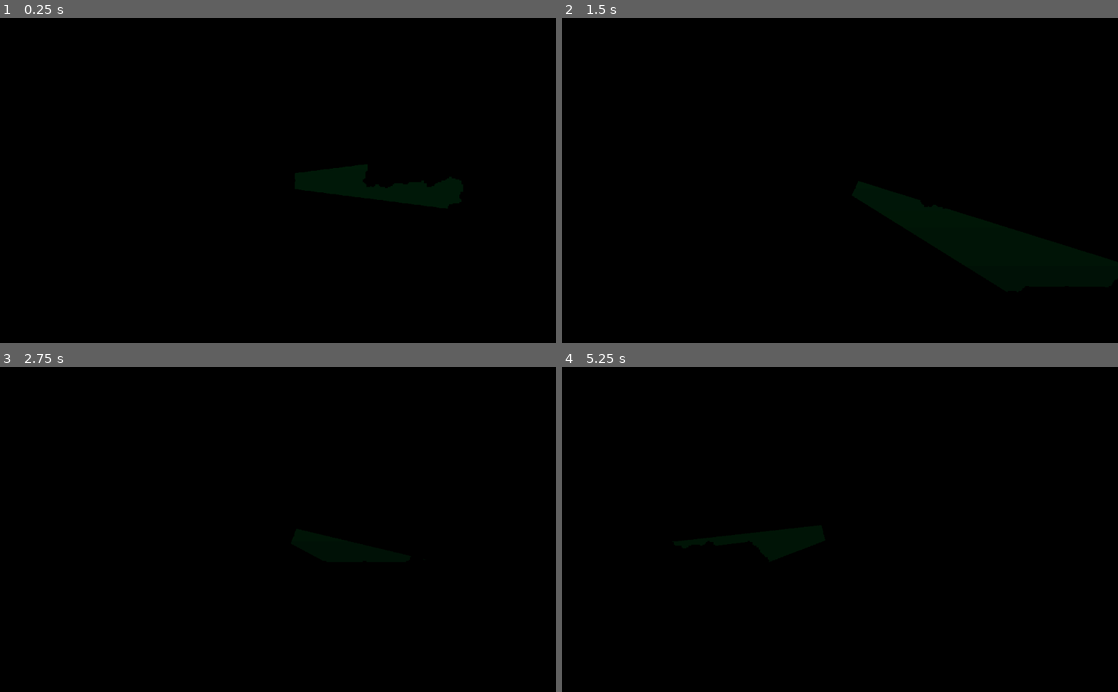
Above: before the commit, frames 1-4 (two rows, left to right).
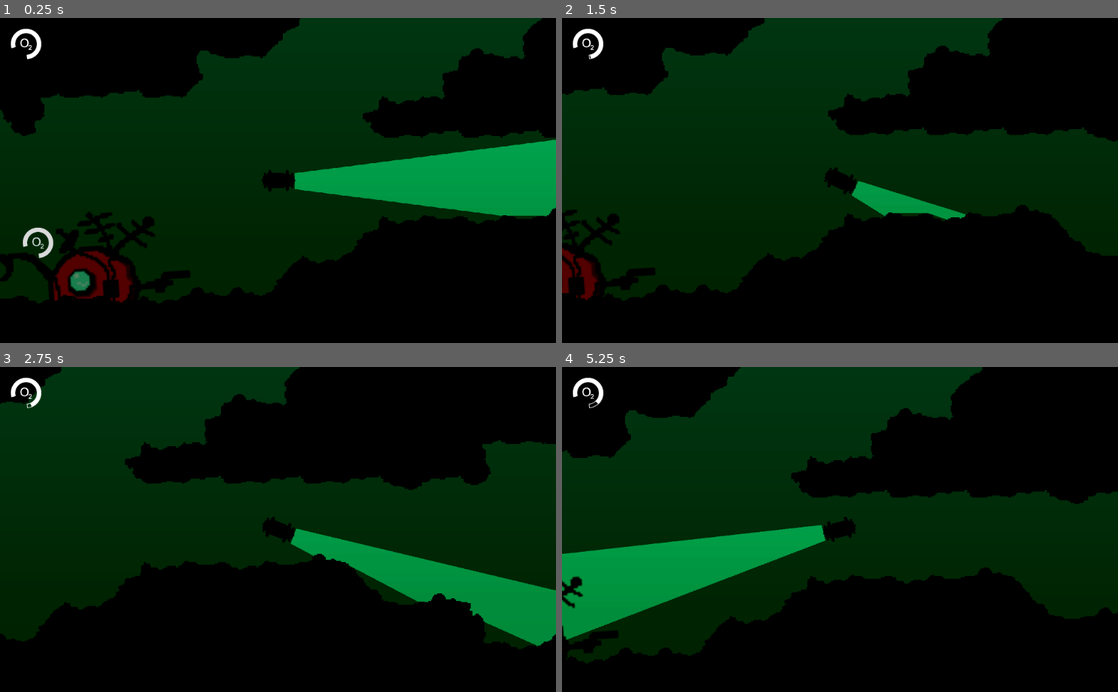
Above: after the commit, the same moments.

Repository: Jayshua/keep_it_alive
Game: Godot game, scene res://Main.tscn
Same seed, same stepped clock (60 frames per second), same inputs: the game is played once before the commit and once after it.
Inputs:
- Up to frame 1 (0.25 s): no input
- Up to frame 2 (1.5 s): tap Enter (ui_accept) at 0.5, 0.6, 0.77, 1.07, 1.35 s; hold D (move_right) 0.53-1.28 s; hold S (move_down) from 1.28 s (still down)
- Up to frame 3 (2.75 s): tap Enter (ui_accept) at 1.52, 1.82, 2.1 s; release S (move_down) at 2.03 s; hold D (move_right) from 2.03 s (still down)
- Up to frame 4 (5.25 s): release D (move_right) at 2.78 s; hold W (move_up) 2.78-3.53 s; tap Enter (ui_accept) at 2.85, 3.02, 3.32, 3.6, 3.77, 4.07, 4.35, 4.52, 4.82, 5.1 s; hold A (move_left) 3.53-5.03 s; hold S (move_down) from 5.03 s (still down)

The runs differ from the first frame. In frame 1, 55% of the frame differs, in the area x 0-100%, y 0-88%; in frame 2, 51%; in frame 3, 49%; in frame 4, 52%.

Commit message:
More Work

Diff:
--- /dev/null
+++ b/Main.gd
@@ -0,0 +1,5 @@
+extends Node2D
+
+func _process(delta):
+	if $Player.get_oxygen() <= 0:
+		get_tree().change_scene("res://GameOver.tscn")
--- a/Main.tscn
+++ b/Main.tscn
@@ -1,9 +1,15 @@
-[gd_scene load_steps=14 format=2]
+[gd_scene load_steps=22 format=2]
 
 [ext_resource path="res://Map.tscn" type="PackedScene" id=1]
 [ext_resource path="res://sprites/seaweed.png" type="Texture" id=2]
 [ext_resource path="res://Player.tscn" type="PackedScene" id=3]
+[ext_resource path="res://sprites/o2_indicator_empty.png" type="Texture" id=4]
 [ext_resource path="res://WorldEnvironment.gd" type="Script" id=5]
+[ext_resource path="res://sprites/o2_indicator_full.png" type="Texture" id=6]
+[ext_resource path="res://TextureProgress.gd" type="Script" id=7]
+[ext_resource path="res://sprites/ship.png" type="Texture" id=8]
+[ext_resource path="res://Ship.gd" type="Script" id=9]
+[ext_resource path="res://Main.gd" type="Script" id=10]
 
 [sub_resource type="AtlasTexture" id=1]
 atlas = ExtResource( 2 )
@@ -41,7 +47,13 @@
 "speed": 4.0
 } ]
 
-[sub_resource type="Environment" id=10]
+[sub_resource type="CircleShape2D" id=9]
+radius = 16.6339
+
+[sub_resource type="CircleShape2D" id=10]
+radius = 9.19228
+
+[sub_resource type="Environment" id=11]
 background_mode = 4
 glow_enabled = true
 glow_intensity = 0.0
@@ -52,22 +64,82 @@
 adjustment_enabled = true
 
 [node name="Node2D" type="Node2D"]
+script = ExtResource( 10 )
 
 [node name="AnimatedSprite" type="AnimatedSprite" parent="."]
 position = Vector2( 448, 272 )
 frames = SubResource( 8 )
 animation = "idle"
-frame = 3
+frame = 4
 playing = true
 
 [node name="Player" parent="." instance=ExtResource( 3 )]
-position = Vector2( 299.168, 520.087 )
+position = Vector2( 557.685, 279.176 )
 rotation = 3.03626
 scale = Vector2( 0.2, 0.2 )
+
+[node name="Ship" type="Node2D" parent="."]
+position = Vector2( 522.243, 297.506 )
+script = ExtResource( 9 )
+
+[node name="Sprite" type="Sprite" parent="Ship"]
+rotation = -0.0653258
+scale = Vector2( 0.4, 0.4 )
+texture = ExtResource( 8 )
+
+[node name="TextureProgress2" type="TextureProgress" parent="Ship"]
+margin_left = -11.6846
+margin_top = -9.62817
+margin_right = 52.3154
+margin_bottom = 54.3718
+rect_scale = Vector2( 0.1, 0.1 )
+max_value = 50.0
+value = 50.0
+texture_under = ExtResource( 4 )
+texture_progress = ExtResource( 6 )
+fill_mode = 4
+radial_initial_angle = 252.8
+radial_fill_degrees = 285.2
+__meta__ = {
+"_edit_use_anchors_": false
+}
+
+[node name="Area2D" type="Area2D" parent="Ship"]
+collision_layer = 8
+collision_mask = 8
+
+[node name="CollisionShape2D" type="CollisionShape2D" parent="Ship/Area2D"]
+position = Vector2( 2.13147, 1.0231 )
+shape = SubResource( 9 )
+
+[node name="StaticBody2D" type="StaticBody2D" parent="Ship"]
+
+[node name="CollisionShape2D" type="CollisionShape2D" parent="Ship/StaticBody2D"]
+position = Vector2( 1.53461, 1.87567 )
+shape = SubResource( 10 )
 
 [node name="Map" parent="." instance=ExtResource( 1 )]
 position = Vector2( 0, 0 )
 
 [node name="WorldEnvironment" type="WorldEnvironment" parent="."]
-environment = SubResource( 10 )
+environment = SubResource( 11 )
 script = ExtResource( 5 )
+
+[node name="UI" type="CanvasLayer" parent="."]
+
+[node name="TextureProgress" type="TextureProgress" parent="UI"]
+margin_left = 16.0
+margin_top = 16.0
+margin_right = 80.0
+margin_bottom = 80.0
+value = 100.0
+texture_under = ExtResource( 4 )
+texture_progress = ExtResource( 6 )
+fill_mode = 4
+radial_initial_angle = 252.8
+radial_fill_degrees = 285.2
+script = ExtResource( 7 )
+__meta__ = {
+"_edit_use_anchors_": false
+}
+[connection signal="oxygen_change" from="Player" to="UI/TextureProgress" method="_on_Player_oxygen_change"]
--- a/Map.tscn
+++ b/Map.tscn
@@ -25,6 +25,9 @@
 
 [sub_resource type="RectangleShape2D" id=51]
 extents = Vector2( 27.3177, 22.4854 )
+
+[sub_resource type="RectangleShape2D" id=52]
+extents = Vector2( 528, 32 )
 
 [node name="Map" type="Node2D"]
 position = Vector2( 38.9882, 55.5286 )
@@ -130,3 +133,12 @@
 [node name="CollisionShape2D" type="CollisionShape2D" parent="Current8"]
 rotation = 0.0709569
 shape = SubResource( 51 )
+
+[node name="Surface" type="Area2D" parent="."]
+position = Vector2( 489.012, -23.5286 )
+collision_layer = 4
+collision_mask = 4
+
+[node name="CollisionShape2D" type="CollisionShape2D" parent="Surface"]
+position = Vector2( 0, 11.9408 )
+shape = SubResource( 52 )
--- a/Player.gd
+++ b/Player.gd
@@ -4,7 +4,7 @@
 const ACCELERATION = 1
 const MAX_MOVEMENT_SPEED = 40
 const MAX_CURRENT_SPEED = 1000
-const OXYGEN_USAGE = 0.1
+const OXYGEN_USAGE = 0.05
 const MAX_OXYGEN = 100
 const TRANSFER_RATE = 0.1
 
@@ -12,6 +12,9 @@
 
 var velocity = Vector2(0, 0)
 var player_oxygen = 100
+
+func get_oxygen():
+	return player_oxygen
 
 func _physics_process(delta):
 	var moving = false
@@ -37,8 +40,8 @@
 		if (current as Area2D).get_collision_layer_bit(2):
 			player_oxygen = clamp(player_oxygen + 1, 0, MAX_OXYGEN)
 		elif (current as Area2D).get_collision_layer_bit(3):
-			if current.needs_oxygen():
-				current.give_oxygen(TRANSFER_RATE)
+			if current.get_parent().needs_oxygen():
+				current.get_parent().give_oxygen(TRANSFER_RATE)
 				player_oxygen -= TRANSFER_RATE
 		else:
 			in_current = true
--- /dev/null
+++ b/Ship.gd
@@ -0,0 +1,19 @@
+extends Node2D
+
+const MAX_OXYGEN = 50
+const LEAK_RATE = 1
+
+var oxygen = MAX_OXYGEN
+
+func _process(delta):
+	_apply_oxygen(LEAK_RATE * delta)
+
+func needs_oxygen():
+	return abs(oxygen - MAX_OXYGEN) >= 0.1
+
+func give_oxygen(amount):
+	_apply_oxygen(-amount)
+
+func _apply_oxygen(amount):
+	oxygen -= amount
+	$TextureProgress2.value = oxygen
--- /dev/null
+++ b/TextureProgress.gd
@@ -0,0 +1,4 @@
+extends TextureProgress
+
+func _on_Player_oxygen_change(oxygen):
+	self.value = oxygen
--- /dev/null
+++ b/TypeText.gd
@@ -0,0 +1,8 @@
+extends Label
+
+onready var start = OS.get_ticks_msec()
+
+func _process(delta):
+	var ellapsed = OS.get_ticks_msec() - start
+	print(ellapsed / 900)
+	self.visible_characters = int(float(ellapsed) / 20)
--- /dev/null
+++ b/fonts/whitrabt.tres
@@ -0,0 +1,7 @@
+[gd_resource type="DynamicFont" load_steps=2 format=2]
+
+[ext_resource path="res://fonts/whitrabt.ttf" type="DynamicFontData" id=1]
+
+[resource]
+size = 21
+font_data = ExtResource( 1 )
--- /dev/null
+++ b/scenes/ChangeSceneOnSpace.gd
@@ -0,0 +1,9 @@
+extends Control
+
+
+export(Resource) var scene
+
+
+func _input(event):
+	if Input.is_action_just_pressed("ui_accept"):
+		get_tree().change_scene_to(scene)
--- /dev/null
+++ b/scenes/GameOver.tscn
@@ -0,0 +1,110 @@
+[gd_scene load_steps=11 format=2]
+
+[ext_resource path="res://fonts/whitrabt.ttf" type="DynamicFontData" id=1]
+[ext_resource path="res://TypeText.gd" type="Script" id=2]
+[ext_resource path="res://scenes/ChangeSceneOnSpace.gd" type="Script" id=3]
+[ext_resource path="res://Main.tscn" type="PackedScene" id=4]
+
+[sub_resource type="VisualShaderNodeInput" id=1]
+input_name = "time"
+
+[sub_resource type="VisualShaderNodeScalarOp" id=2]
+default_input_values = [ 0, 0.0, 1, 100.0 ]
+operator = 4
+
+[sub_resource type="VisualShaderNodeScalarOp" id=3]
+default_input_values = [ 0, 0.0, 1, 100.0 ]
+operator = 3
+
+[sub_resource type="VisualShader" id=4]
+code = "shader_type spatial;
+
+
+
+void vertex() {
+// Output:0
+
+}
+
+void fragment() {
+// Input:2
+	float n_out2p0 = TIME;
+
+// ScalarOp:3
+	float n_in3p1 = 100.00000;
+	float n_out3p0 = mod(n_out2p0, n_in3p1);
+
+// ScalarOp:4
+	float n_in4p1 = 100.00000;
+	float n_out4p0 = n_out3p0 / n_in4p1;
+
+// Output:0
+	ALPHA = n_out4p0;
+
+}
+
+void light() {
+// Output:0
+
+}
+"
+nodes/fragment/0/position = Vector2( 560, 200 )
+nodes/fragment/2/node = SubResource( 1 )
+nodes/fragment/2/position = Vector2( -140, 320 )
+nodes/fragment/3/node = SubResource( 2 )
+nodes/fragment/3/position = Vector2( 100, 380 )
+nodes/fragment/4/node = SubResource( 3 )
+nodes/fragment/4/position = Vector2( 280, 340 )
+nodes/fragment/connections = PoolIntArray( 2, 0, 3, 0, 3, 0, 4, 0, 4, 0, 0, 1 )
+
+[sub_resource type="ShaderMaterial" id=5]
+shader = SubResource( 4 )
+
+[sub_resource type="DynamicFont" id=6]
+size = 21
+font_data = ExtResource( 1 )
+
+[node name="Control" type="Control"]
+anchor_right = 1.0
+anchor_bottom = 1.0
+script = ExtResource( 3 )
+__meta__ = {
+"_edit_use_anchors_": false
+}
+scene = ExtResource( 4 )
+
+[node name="Panel" type="Panel" parent="."]
+material = SubResource( 5 )
+anchor_right = 1.0
+anchor_bottom = 1.0
+grow_horizontal = 0
+grow_vertical = 0
+__meta__ = {
+"_edit_use_anchors_": false
+}
+
+[node name="Label" type="Label" parent="Panel"]
+anchor_left = 0.1
+anchor_top = 0.1
+anchor_right = 20.0
+anchor_bottom = 20.0
+margin_right = 40.0
+margin_bottom = 14.0
+custom_fonts/font = SubResource( 6 )
+custom_constants/line_spacing = 12
+text = "> startup sequence
+> year: 3981
+> recovering from unexpected shutdown
+> reason: loss of oxygen
+> passenger status: decesed, asphyxiation
+> reboot reason: connection to external power supply
+> received blackbox download request
+> entering recovery mode
+
+
+
+> GAME OVER"
+script = ExtResource( 2 )
+__meta__ = {
+"_edit_use_anchors_": false
+}
--- /dev/null
+++ b/scenes/Start1.tscn
@@ -0,0 +1,111 @@
+[gd_scene load_steps=10 format=2]
+
+[ext_resource path="res://fonts/whitrabt.tres" type="DynamicFont" id=1]
+[ext_resource path="res://TypeText.gd" type="Script" id=2]
+[ext_resource path="res://scenes/ChangeSceneOnSpace.gd" type="Script" id=3]
+[ext_resource path="res://scenes/Start2.tscn" type="PackedScene" id=4]
+
+[sub_resource type="VisualShaderNodeInput" id=1]
+input_name = "time"
+
+[sub_resource type="VisualShaderNodeScalarOp" id=2]
+default_input_values = [ 0, 0.0, 1, 100.0 ]
+operator = 4
+
+[sub_resource type="VisualShaderNodeScalarOp" id=3]
+default_input_values = [ 0, 0.0, 1, 100.0 ]
+operator = 3
+
+[sub_resource type="VisualShader" id=4]
+code = "shader_type spatial;
+
+
+
+void vertex() {
+// Output:0
+
+}
+
+void fragment() {
+// Input:2
+	float n_out2p0 = TIME;
+
+// ScalarOp:3
+	float n_in3p1 = 100.00000;
+	float n_out3p0 = mod(n_out2p0, n_in3p1);
+
+// ScalarOp:4
+	float n_in4p1 = 100.00000;
+	float n_out4p0 = n_out3p0 / n_in4p1;
+
+// Output:0
+	ALPHA = n_out4p0;
+
+}
+
+void light() {
+// Output:0
+
+}
+"
+nodes/fragment/0/position = Vector2( 560, 200 )
+nodes/fragment/2/node = SubResource( 1 )
+nodes/fragment/2/position = Vector2( -140, 320 )
+nodes/fragment/3/node = SubResource( 2 )
+nodes/fragment/3/position = Vector2( 100, 380 )
+nodes/fragment/4/node = SubResource( 3 )
+nodes/fragment/4/position = Vector2( 280, 340 )
+nodes/fragment/connections = PoolIntArray( 2, 0, 3, 0, 3, 0, 4, 0, 4, 0, 0, 1 )
+
+[sub_resource type="ShaderMaterial" id=5]
+shader = SubResource( 4 )
+
+[node name="Control" type="Control"]
+anchor_right = 1.0
+anchor_bottom = 1.0
+script = ExtResource( 3 )
+__meta__ = {
+"_edit_use_anchors_": false
+}
+scene = ExtResource( 4 )
+
+[node name="Panel" type="Panel" parent="."]
+material = SubResource( 5 )
+anchor_right = 1.0
+anchor_bottom = 1.0
+grow_horizontal = 0
+grow_vertical = 0
+__meta__ = {
+"_edit_use_anchors_": false
+}
+
+[node name="Label" type="Label" parent="Panel"]
+anchor_left = 0.1
+anchor_top = 0.1
+anchor_right = 20.0
+anchor_bottom = 20.0
+margin_right = 40.0
+margin_bottom = 14.0
+custom_fonts/font = ExtResource( 1 )
+custom_constants/line_spacing = 12
+text = "> anomaly detected: unexpected gravitational field
+> attempting to correct
+> ...
+> correction failed
+> deploying control aerofoils
+> executing controlled descent routines
+> controlled decent failed
+> executing uncontrolled descent routines
+> deploying impact measures"
+script = ExtResource( 2 )
+__meta__ = {
+"_edit_use_anchors_": false
+}
+
+[node name="Label2" type="Label" parent="Panel"]
+anchor_right = 0.95
+anchor_bottom = 0.95
+custom_fonts/font = ExtResource( 1 )
+text = "press space to continue"
+align = 2
+valign = 2
--- /dev/null
+++ b/scenes/Start2.tscn
@@ -0,0 +1,107 @@
+[gd_scene load_steps=11 format=2]
+
+[ext_resource path="res://TypeText.gd" type="Script" id=1]
+[ext_resource path="res://fonts/whitrabt.ttf" type="DynamicFontData" id=2]
+[ext_resource path="res://scenes/ChangeSceneOnSpace.gd" type="Script" id=3]
+[ext_resource path="res://Main.tscn" type="PackedScene" id=4]
+
+[sub_resource type="VisualShaderNodeInput" id=1]
+input_name = "time"
+
+[sub_resource type="VisualShaderNodeScalarOp" id=2]
+default_input_values = [ 0, 0.0, 1, 100.0 ]
+operator = 4
+
+[sub_resource type="VisualShaderNodeScalarOp" id=3]
+default_input_values = [ 0, 0.0, 1, 100.0 ]
+operator = 3
+
+[sub_resource type="VisualShader" id=4]
+code = "shader_type spatial;
+
+
+
+void vertex() {
+// Output:0
+
+}
+
+void fragment() {
+// Input:2
+	float n_out2p0 = TIME;
+
+// ScalarOp:3
+	float n_in3p1 = 100.00000;
+	float n_out3p0 = mod(n_out2p0, n_in3p1);
+
+// ScalarOp:4
+	float n_in4p1 = 100.00000;
+	float n_out4p0 = n_out3p0 / n_in4p1;
+
+// Output:0
+	ALPHA = n_out4p0;
+
+}
+
+void light() {
+// Output:0
+
+}
+"
+nodes/fragment/0/position = Vector2( 560, 200 )
+nodes/fragment/2/node = SubResource( 1 )
+nodes/fragment/2/position = Vector2( -140, 320 )
+nodes/fragment/3/node = SubResource( 2 )
+nodes/fragment/3/position = Vector2( 100, 380 )
+nodes/fragment/4/node = SubResource( 3 )
+nodes/fragment/4/position = Vector2( 280, 340 )
+nodes/fragment/connections = PoolIntArray( 2, 0, 3, 0, 3, 0, 4, 0, 4, 0, 0, 1 )
+
+[sub_resource type="ShaderMaterial" id=5]
+shader = SubResource( 4 )
+
+[sub_resource type="DynamicFont" id=6]
+size = 21
+font_data = ExtResource( 2 )
+
+[node name="Control" type="Control"]
+anchor_right = 1.0
+anchor_bottom = 1.0
+script = ExtResource( 3 )
+__meta__ = {
+"_edit_use_anchors_": false
+}
+scene = ExtResource( 4 )
+
+[node name="Panel" type="Panel" parent="."]
+material = SubResource( 5 )
+anchor_right = 1.0
+anchor_bottom = 1.0
+grow_horizontal = 0
+grow_vertical = 0
+__meta__ = {
+"_edit_use_anchors_": false
+}
+
+[node name="Label" type="Label" parent="Panel"]
+anchor_left = 0.1
+anchor_top = 0.1
+anchor_right = 20.0
+anchor_bottom = 20.0
+margin_right = 40.0
+margin_bottom = 14.0
+custom_fonts/font = SubResource( 6 )
+custom_constants/line_spacing = 12
+text = "> startup sequence
+> year: 3091
+> recovering from unexpected shutdown
+> sutdown reason: failure to control uncontrolled descent
+> reboot reason: backup power activation
+> passenger status: stable, 2 of 3 legs broken, 4 of 8 digits missing
+> hull status: leaking oxygen
+> engine status: inoperable, repair components detected nearby
+> deploying drone"
+script = ExtResource( 1 )
+__meta__ = {
+"_edit_use_anchors_": false
+}
Not shown: 1 places in Map.tscn that only renumber resources
Binary file added: fonts/whitrabt.ttf
Binary file added: sprites/o2_indicator_empty.png
Not shown, added: sprites/o2_indicator_empty.png.import
Binary file added: sprites/o2_indicator_full.png
Not shown, added: sprites/o2_indicator_full.png.import
Binary file added: sprites/ship.png
